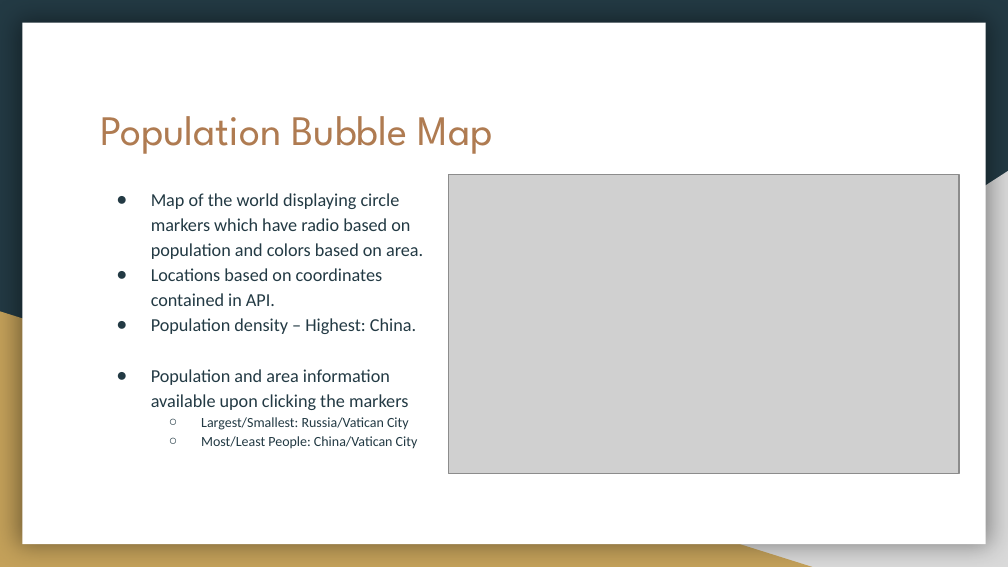
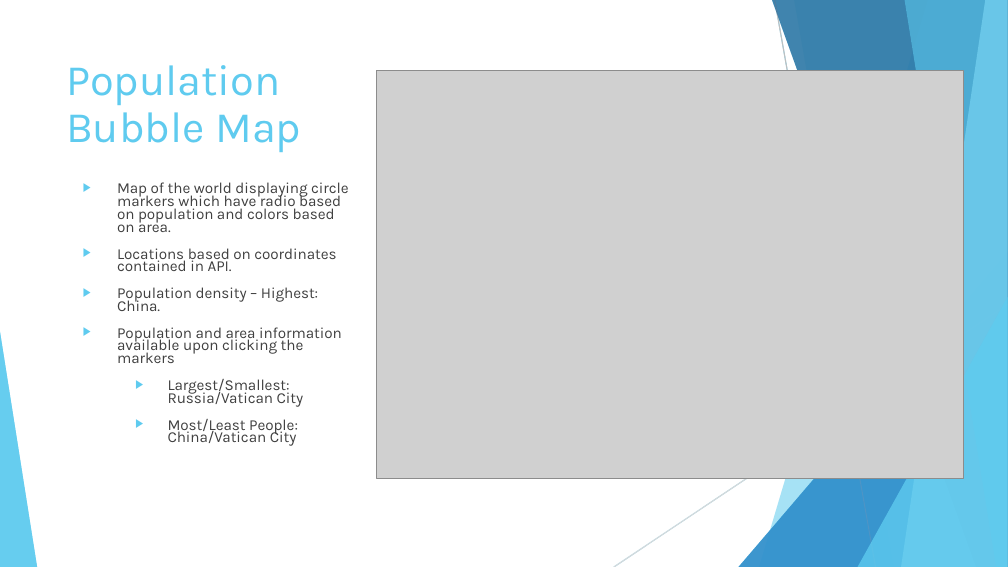
Before and after one commit to nelsonalb/World_Population-Project-3, a slide deck: slide 7 of Project 3- World Data Population.pptx. Drawn at 1008x567 pixels with LibreOffice and Linux fonts; fonts in the diff are those of the drawing; grey boxes stand for pictures. Boxes give left, top, right and bottom in pixels: in the first picture for what was removed or moved away, otherwise in the second. Text is boxed around its words. In the diff, an @@ line names an element or a change of style, - is before the commit and + after.

```diff
--- a/Project 3- World Data Population.pptx
+++ b/Project 3- World Data Population.pptx
@@ background #233A44 to #FFFFFF @@
@@ rectangle removed at (x1=22, y1=23, x2=986, y2=544) @@
@@ title "Population Bubble Map" moved from (x1=100, y1=116, x2=493, y2=154) to (x1=66, y1=65, x2=301, y2=152) @@
@@ title "Population Bubble Map" at (x1=66, y1=65, x2=301, y2=152): size 30 to 31 pt, font League Spartan to Karla, text colour #AF7B51 to #5FCBEF; line spacing 1 to 0.9; vertical alignment top to middle @@
@@ picture resized from (x1=449, y1=174, x2=960, y2=474) to (x1=377, y1=71, x2=964, y2=479) @@
@@ text "Map of the world displaying ..." moved from (x1=151, y1=193, x2=423, y2=448) to (x1=117, y1=182, x2=349, y2=446) @@
@@ text "Map of the world displaying ..." at (x1=117, y1=182, x2=349, y2=446): size 13 to 10.8 pt in "Map of the world displaying circle markers ...", "Locations based on coordinates contained in API.", "Population density – Highest: China.", "Population and area information available upon clicking ..."; font Calibri to Karla, text colour #233A44 to #404040; size 10 to 10.8 pt in "Largest/Smallest: Russia/Vatican City", "Most/Least People: China/Vatican City"; bullet ● to ▶; line spacing 1.15 to 0.7; more space between paragraphs; bullet colour #233A44 to #5FCBEF; bullet ○ to ▶ @@
@@ right triangle removed at (x1=395, y1=171, x2=1008, y2=567) @@
@@ right triangle removed at (x1=0, y1=311, x2=812, y2=567) @@
@@ group added at (x1=0, y1=0, x2=1008, y2=567): 5 freeform shapes, 3 triangles, 2 lines @@
@@ group added at (x1=0, y1=0, x2=1008, y2=567): 5 freeform shapes, 3 triangles, 2 lines @@
```
Also in this commit, not shown: 6 other slides changed, 1 slide added, 1 slide removed.
